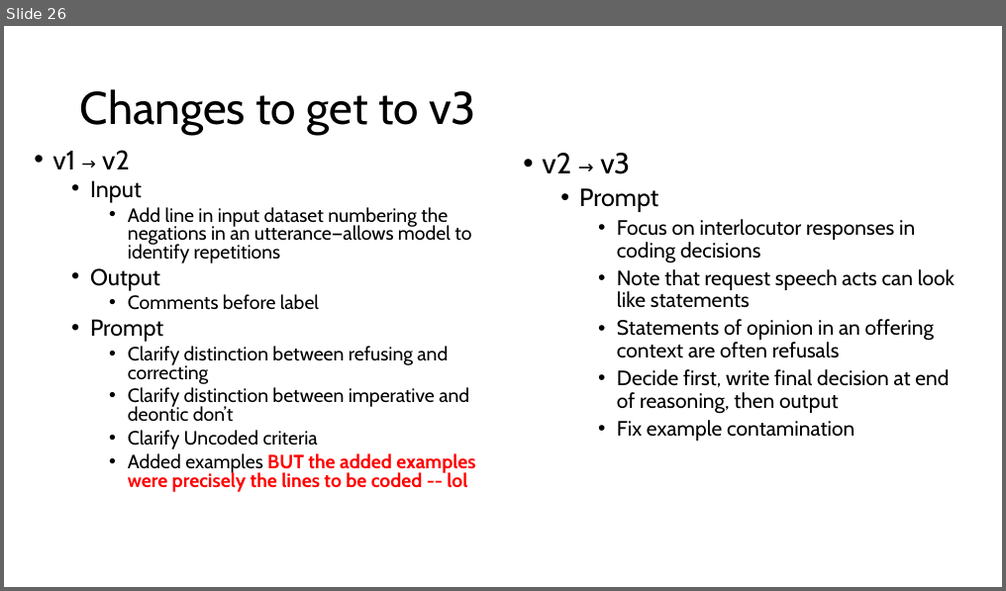
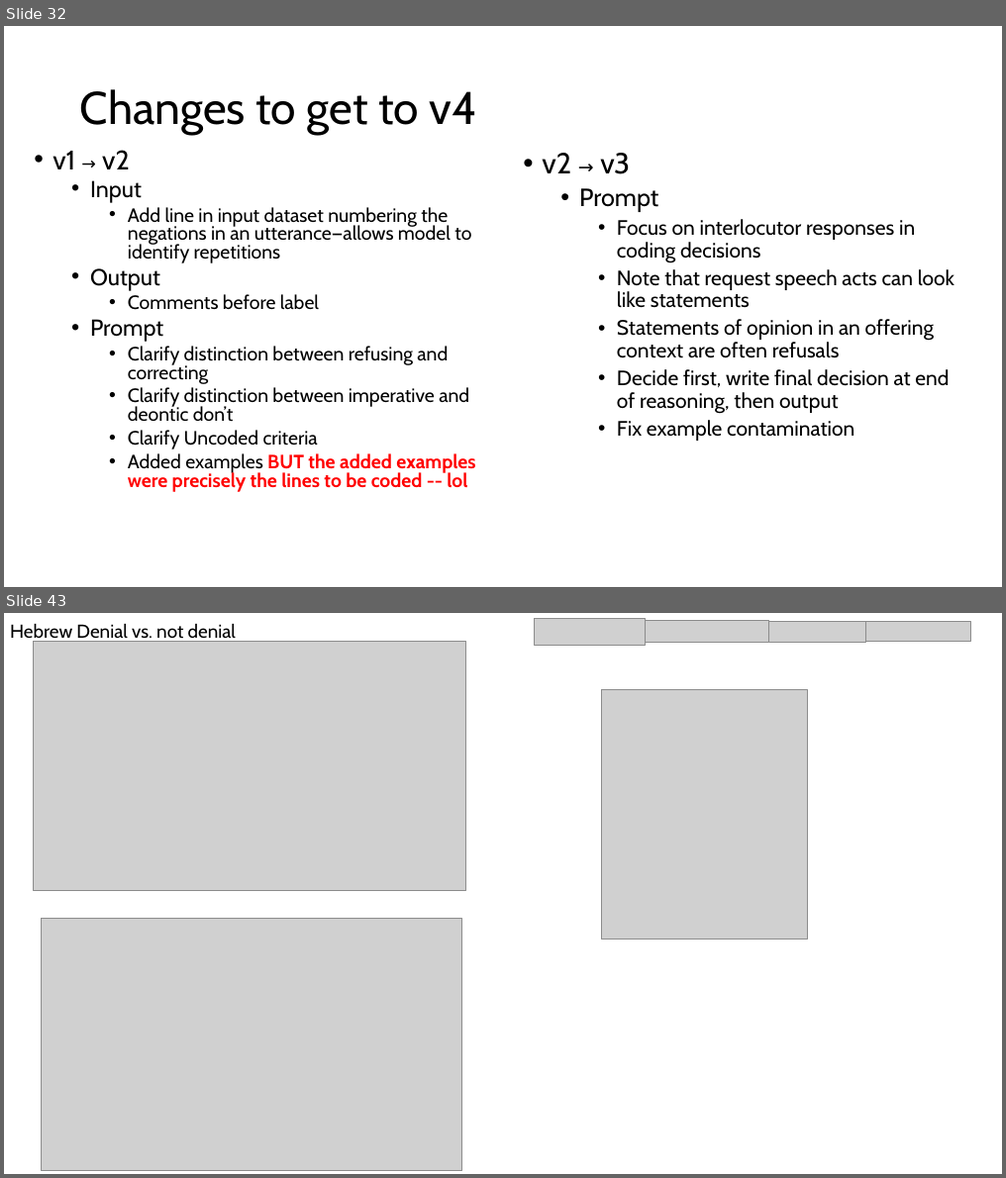
Before and after one commit to annikamh406/XLing-LLM_coding, a slide deck: Write up/2026-07-07_XLing-LLM-coding_lab-meeting.pptx. Shown one above the other, each under a label of ours: slide 26 before the commit, slides 32 and 43 after it; the slides between them are not shown. The pictures are 1006x591 and 1006x1178 pixels, drawn with LibreOffice and Linux fonts; fonts in the diff are those of the drawing; grey boxes stand for pictures. Boxes give left, top, right and bottom in pixels: in the first picture for what was removed or moved away, otherwise in the second. Text is boxed around its words. In the diff, an @@ line names an element or a change of style, - is before the commit and + after.

```diff
--- a/Write up/2026-07-07_XLing-LLM-coding_lab-meeting.pptx
+++ b/Write up/2026-07-07_XLing-LLM-coding_lab-meeting.pptx
@@ slide 43 added at [4, 613, 1002, 1174], background #FFFFFF @@
@@ text added at [10, 623, 236, 643], 18 pt, text #000000 @@
+Hebrew Denial vs. not denial
@@ picture added at [33, 642, 466, 891] @@
@@ group added at [534, 618, 970, 645]: 4 pictures @@
@@ picture added at [601, 690, 807, 940] @@
@@ picture added at [42, 918, 462, 1170] @@
@@ what was slide 26 is now slide 32 @@
@@ slide 32 changed as well @@
@@ title at [80, 89, 477, 135]: text changed @@
-Changes to get to v3
+Changes to get to v4
```
Also in this commit, not shown: 6 other slides changed, 28 other slides added, 11 slides removed, 4 other files.
